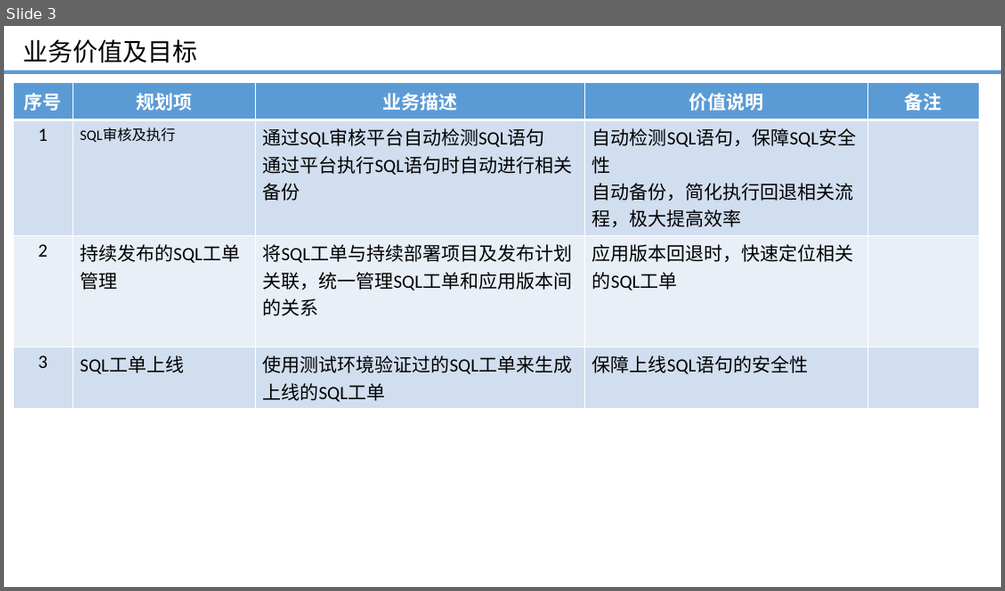
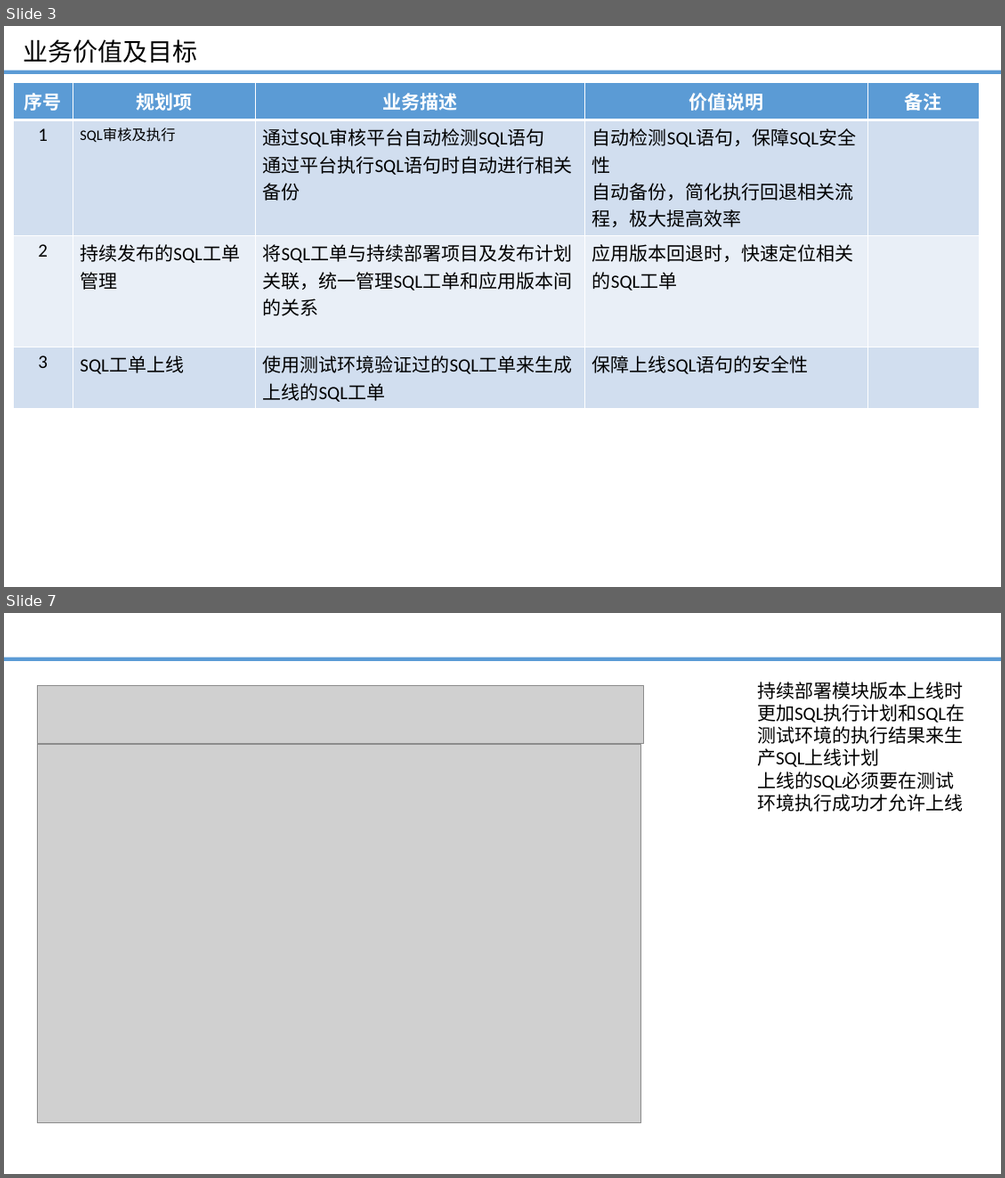
Before and after one commit to minigoat/document, a slide deck: sql/持续发布SQL脚本管理发布规划.pptx. Shown one above the other, each under a label of ours: slide 3 before the commit, slides 3 and 7 after it; the slides between them are not shown. The pictures are 1005x591 and 1005x1178 pixels, drawn with LibreOffice and Linux fonts; fonts in the diff are those of the drawing; grey boxes stand for pictures; background and template pictures are left out. Boxes give left, top, right and bottom in pixels: in the first picture for what was removed or moved away, otherwise in the second. Text is boxed around its words. In the diff, an @@ line names an element or a change of style, - is before the commit and + after.

```diff
--- a/sql/持续发布SQL脚本管理发布规划.pptx
+++ b/sql/持续发布SQL脚本管理发布规划.pptx
@@ slide 7 added at (x1=4, y1=613, x2=1001, y2=1174), background #FFFFFF; not listed: 1 template element that a slide beside it also shows @@
@@ picture added at (x1=38, y1=686, x2=644, y2=744) @@
@@ text added at (x1=757, y1=682, x2=964, y2=790), 18 pt, text #000000 @@
+持续部署模块版本上线时更加SQL执行计划和SQL在测试环境的执行结果来生产SQL上线计划
+上线的SQL必须要在测试环境执行成功才允许上线
@@ picture added at (x1=38, y1=744, x2=642, y2=1123) @@
```
Also in this commit, not shown: 1 slide changed, 3 other slides added, 2 slides removed, 1 other file.
